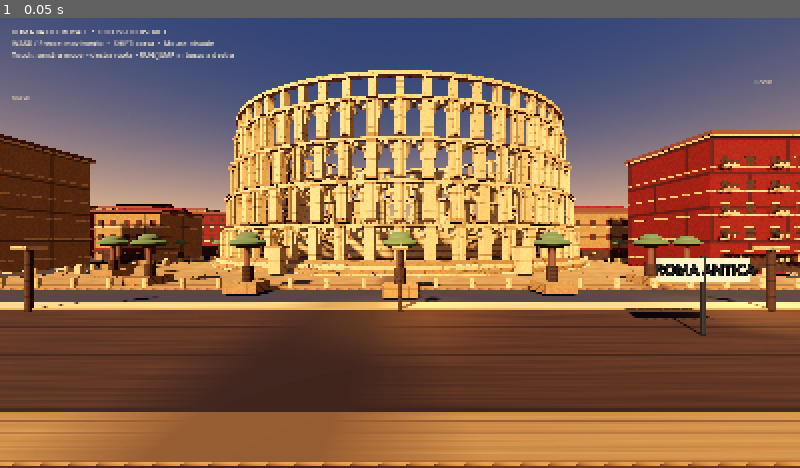
Above: before the commit, frame 1.
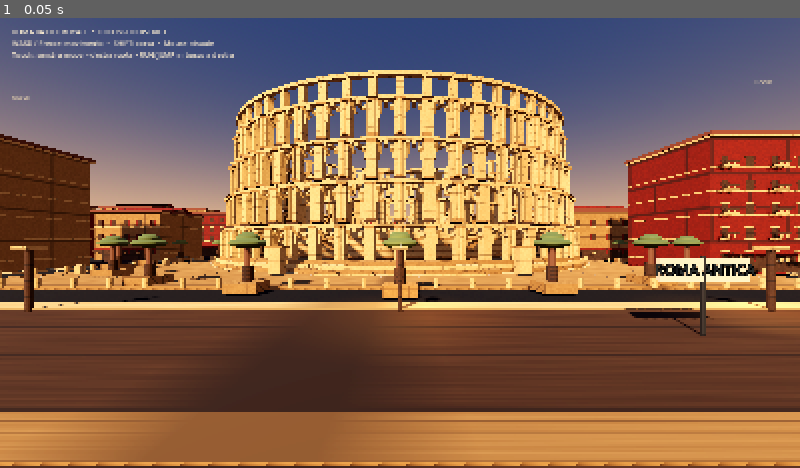
Above: after the commit, the same moment.

Repository: romabattleroyale/Roma-BRT
Game: Godot game, scene res://main.tscn
Same seed, same stepped clock (60 frames per second), same inputs: the game is played once before the commit and once after it.
Inputs:
- Up to frame 1 (0.05 s): no input

The runs differ from the first frame. In frame 1, 2.4% of the frame differs, in the area x 0-100%, y 53-64%.

Commit message:
Add subtle repeatable asphalt aggregate texture for roads and ground

Diff:
--- a/quality_lab/main.gd
+++ b/quality_lab/main.gd
@@ -38,6 +38,8 @@
 	trim.albedo_texture = _procedural_stone_texture(Color("#ead0a0"), 83)
 	shadow_stone.albedo_texture = _procedural_stone_texture(Color("#80664b"), 117)
 	terracotta.albedo_texture = _procedural_brick_texture()
+	asphalt.albedo_texture = _procedural_asphalt_texture()
+	asphalt.uv1_scale = Vector3(22, 22, 1)
 
 func _procedural_stone_texture(base: Color, seed_value: int) -> Texture2D:
 	var img := Image.create(256, 256, false, Image.FORMAT_RGBA8)
@@ -54,6 +56,22 @@
 				clampf(base.g + variation, 0.0, 1.0),
 				clampf(base.b + variation, 0.0, 1.0), 1.0)
 			img.set_pixel(x, y, c)
+	return ImageTexture.create_from_image(img)
+
+func _procedural_asphalt_texture() -> Texture2D:
+	var img := Image.create(256, 256, false, Image.FORMAT_RGBA8)
+	var rng := RandomNumberGenerator.new()
+	rng.seed = 4481
+	for y in range(256):
+		for x in range(256):
+			var variation := rng.randf_range(-0.045, 0.045)
+			if rng.randf() < 0.035:
+				variation += rng.randf_range(-0.035, 0.035)
+			var base := Color("#35302c")
+			img.set_pixel(x, y, Color(
+				clampf(base.r + variation, 0.0, 1.0),
+				clampf(base.g + variation, 0.0, 1.0),
+				clampf(base.b + variation, 0.0, 1.0), 1.0))
 	return ImageTexture.create_from_image(img)
 
 func _procedural_brick_texture() -> Texture2D:
